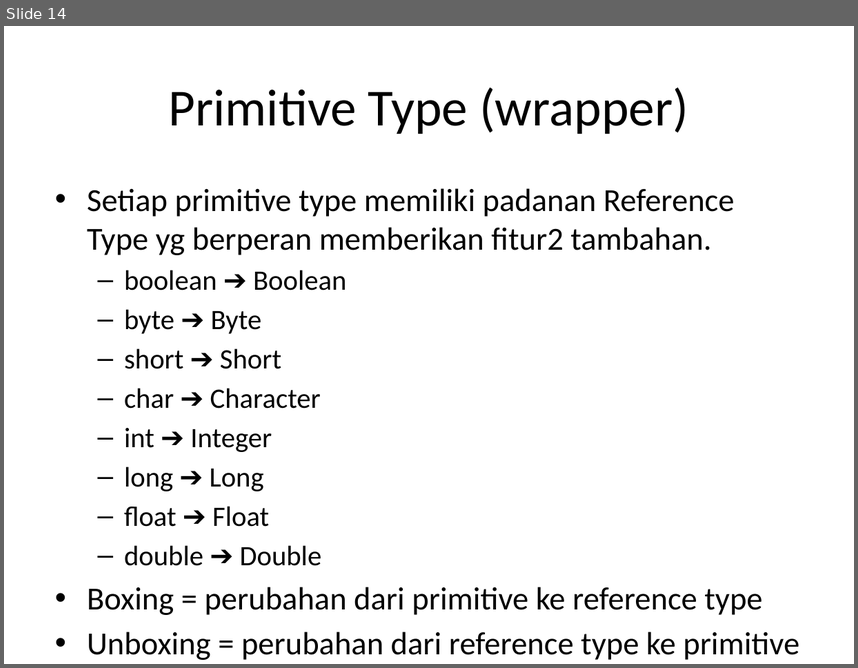
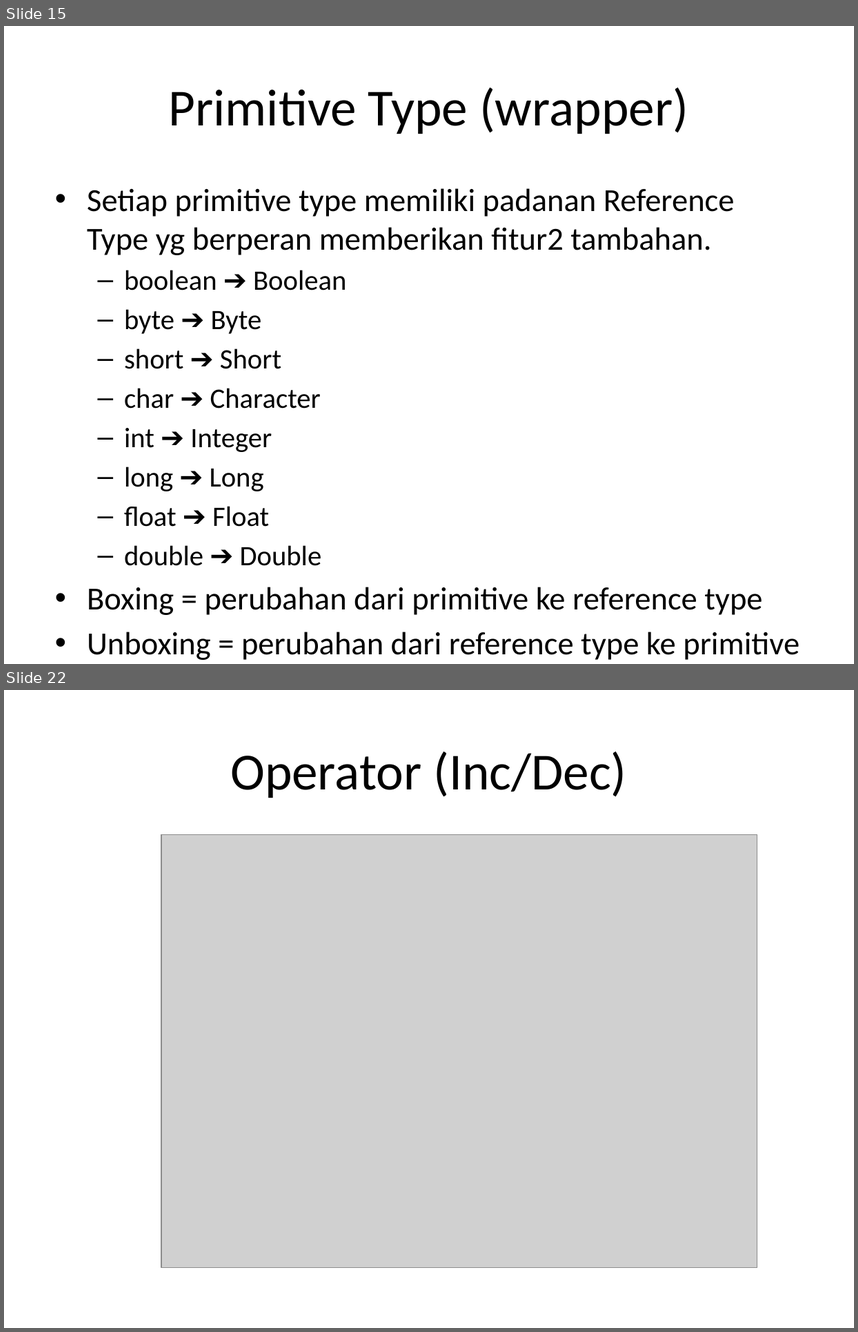
Before and after one commit to milhcbt/oot-aide, a slide deck: src/main/resources/Dasar-Dasar Pemograman Java.pptx. Shown one above the other, each under a label of ours: slide 14 before the commit, slides 15 and 22 after it; the slides between them are not shown. The pictures are 858x668 and 858x1332 pixels, drawn with LibreOffice and Linux fonts; fonts in the diff are those of the drawing; grey boxes stand for pictures. Boxes give left, top, right and bottom in pixels: in the first picture for what was removed or moved away, otherwise in the second. Text is boxed around its words. In the diff, an @@ line names an element or a change of style, - is before the commit and + after.

```diff
--- a/src/main/resources/Dasar-Dasar Pemograman Java.pptx
+++ b/src/main/resources/Dasar-Dasar Pemograman Java.pptx
@@ slide 22 added at (4,690,854,1328), background #FFFFFF @@
@@ title added at (230,751,626,798), 44 pt, text #000000 @@
+Operator (Inc/Dec)
@@ picture added at (161,834,757,1268) @@
@@ what was slide 14 is now slide 15 @@
```
Also in this commit, not shown: 3 slides changed, 8 other slides added, 2 slides removed, 5 other files.
